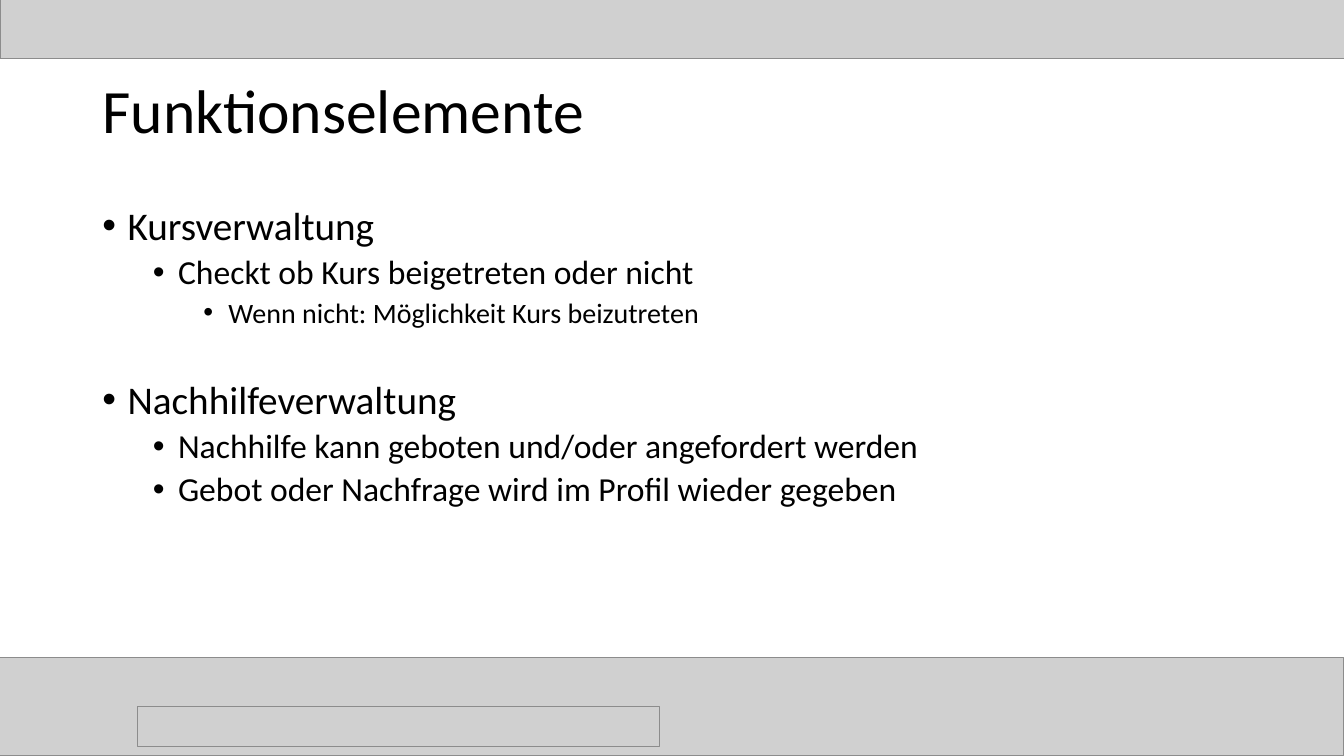
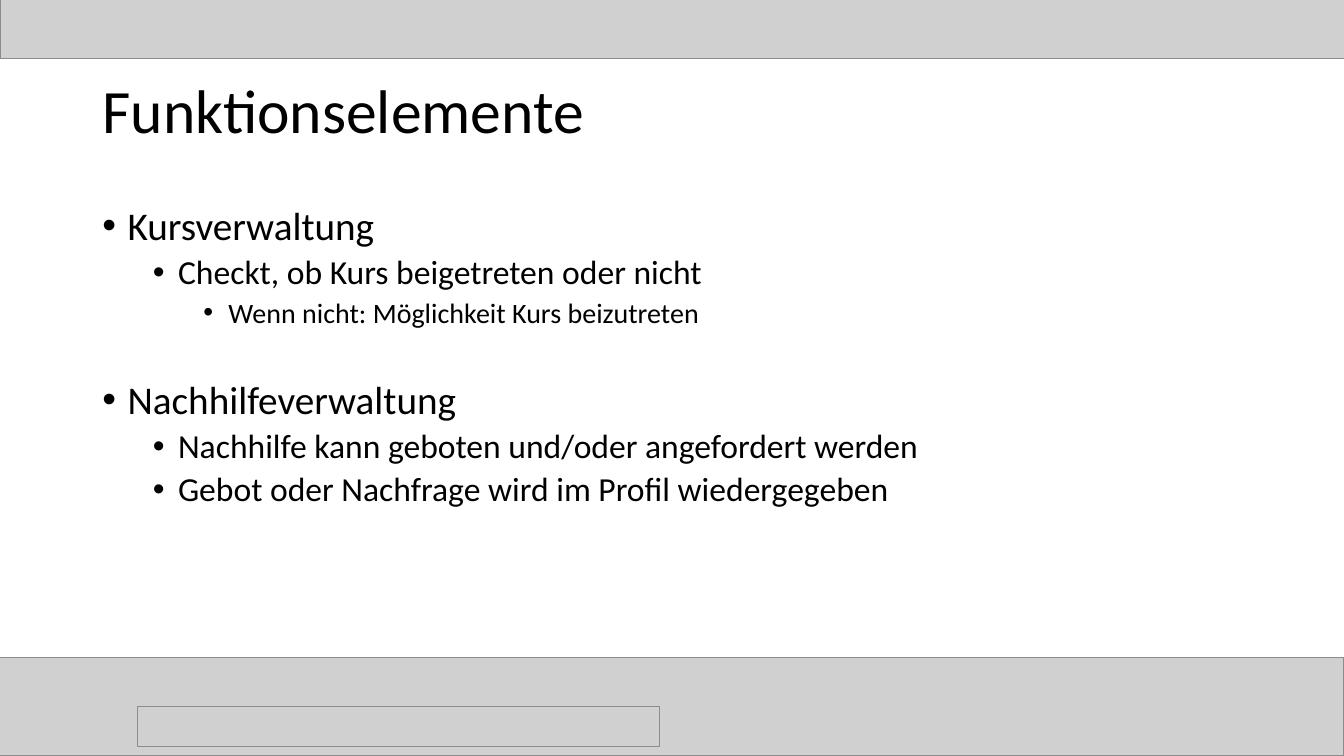
Before and after one commit to magharmi/StudentenFuerStudenten, a slide deck: slide 45 of websitePPneu.pptx. Drawn at 1344x756 pixels with LibreOffice and Linux fonts; fonts in the diff are those of the drawing; grey boxes stand for pictures. Boxes give left, top, right and bottom in pixels: in the first picture for what was removed or moved away, otherwise in the second. Text is boxed around its words. In the diff, an @@ line names an element or a change of style, - is before the commit and + after.

```diff
--- a/websitePPneu.pptx
+++ b/websitePPneu.pptx
@@ text at [178,260,702,290]: text changed @@
-  • Checkt ob Kurs beigetreten oder nicht
+  • Checkt, ob Kurs beigetreten oder nicht
@@ text at [178,477,889,507]: spaces changed @@
-  • Gebot oder Nachfrage wird im Profil wieder gegeben
+  • Gebot oder Nachfrage wird im Profil wiedergegeben
```
Also in this commit, not shown: 20 other slides changed.
